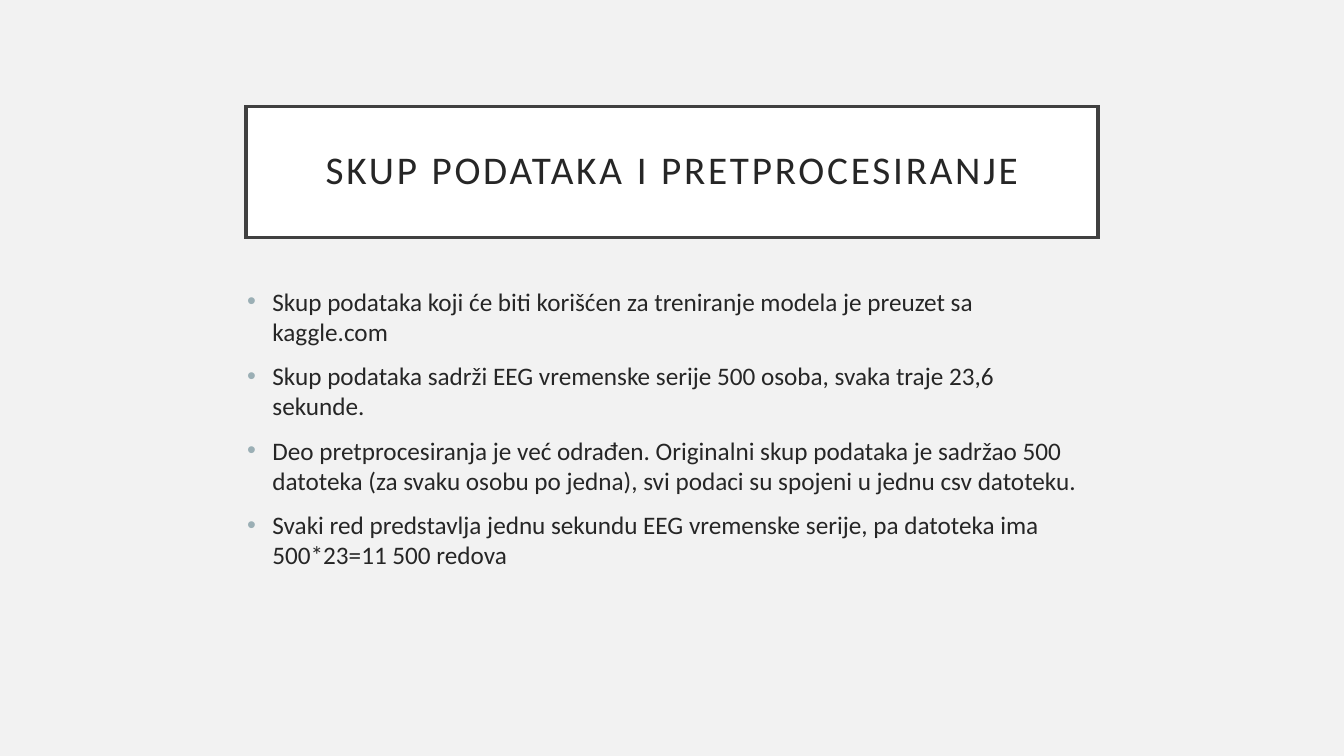
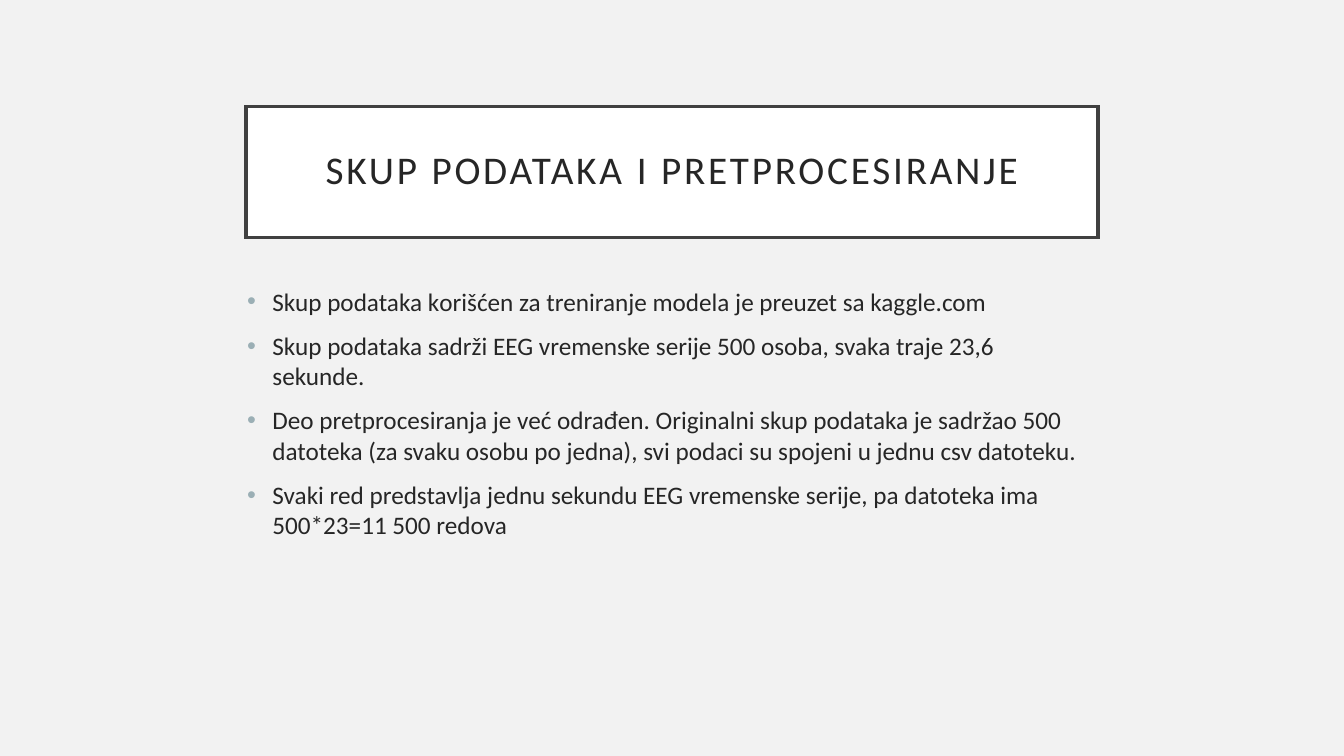
Before and after one commit to mijatkrivokapic/Epileptic-Seizure-Recognition, a slide deck: slide 3 of Detekcija epileptičnih napada pomoću EEG vremenske serije.pptx. Drawn at 1344x756 pixels with LibreOffice and Linux fonts; fonts in the diff are those of the drawing. Boxes give left, top, right and bottom in pixels: in the first picture for what was removed or moved away, otherwise in the second. Text is boxed around its words. In the diff, an @@ line names an element or a change of style, - is before the commit and + after.

```diff
--- a/Detekcija epileptičnih napada pomoću EEG vremenske serije.pptx
+++ b/Detekcija epileptičnih napada pomoću EEG vremenske serije.pptx
@@ text at [272,293,985,316]: text changed @@
-• Skup podataka koji će biti korišćen za treniranje modela je preuzet sa kaggle.com
+• Skup podataka korišćen za treniranje modela je preuzet sa kaggle.com
```
Also in this commit, not shown: 6 other slides changed, 8 slides added, 4 slides removed, 1 other file.
